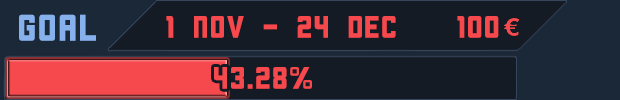
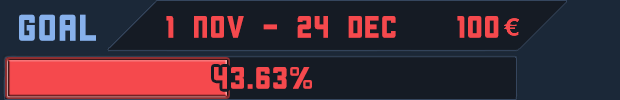
Before/after of a 620px x 100px layered artwork. What changed in the layer stack:
renamed "43.28%" to "43.63%", painted on it over [256, 73, 278, 89]
